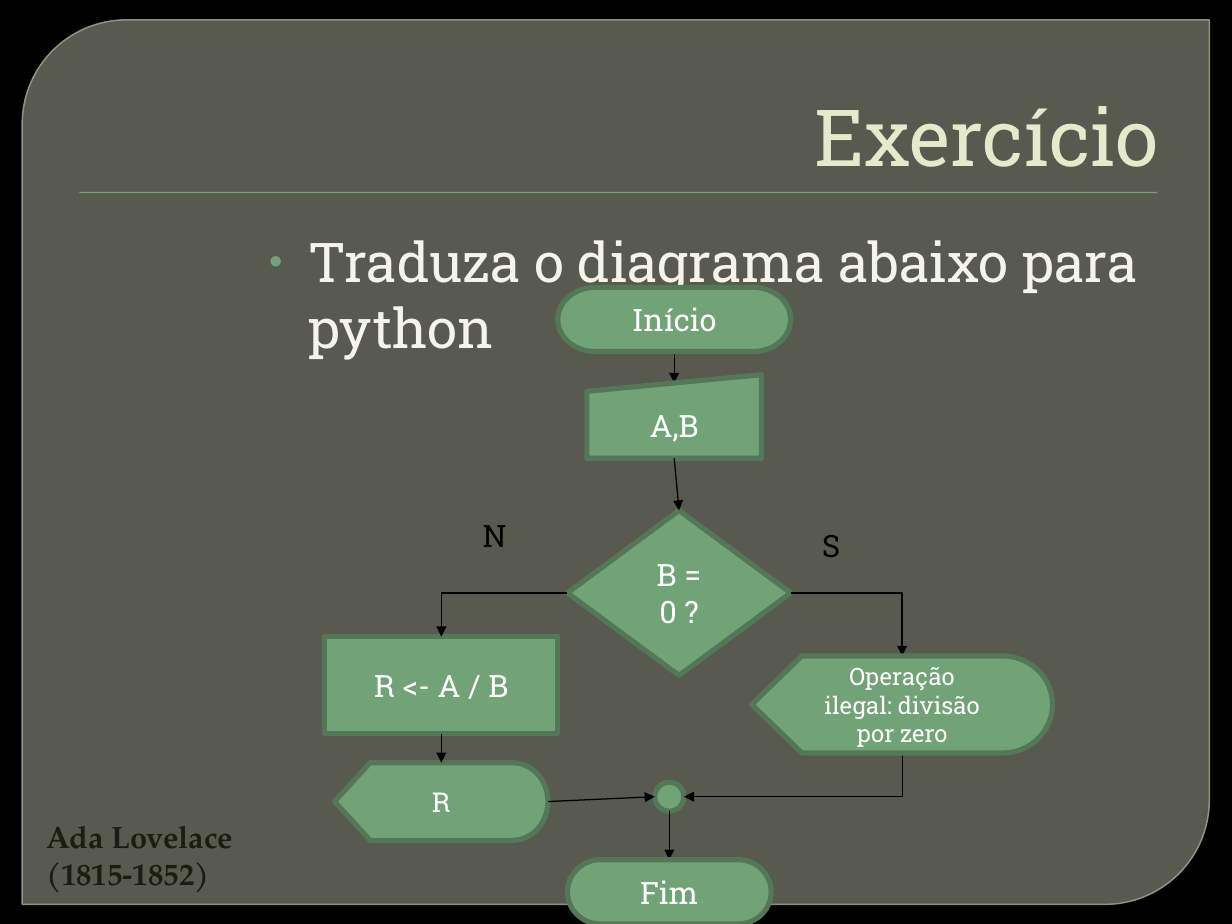
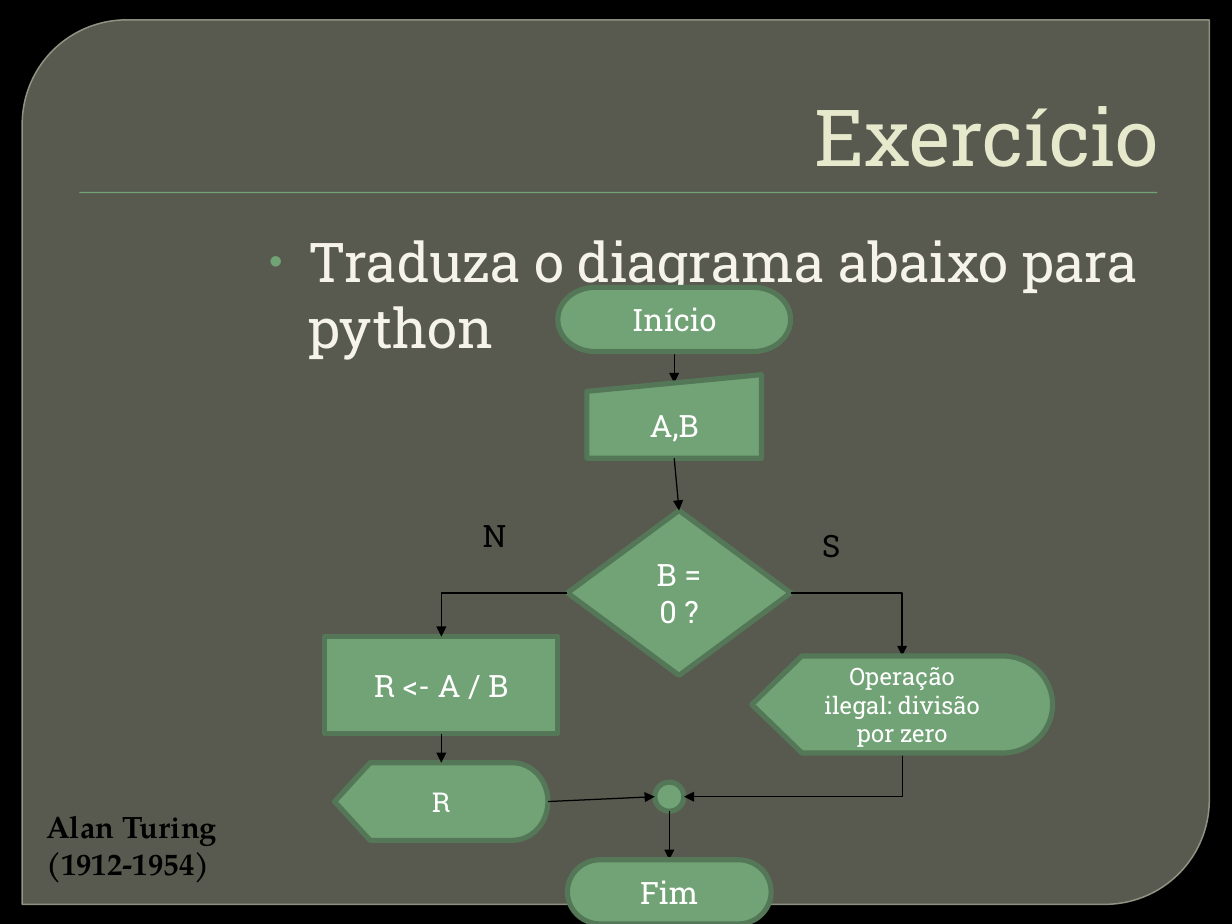
Before and after one commit to niviaquental/niviaquental.github.io, a slide deck: slide 11 of LogicaDeProgramacao/Aula04-PythonResumo/04-PythonResumo.pptx. Drawn at 1232x924 pixels with LibreOffice and Linux fonts; fonts in the diff are those of the drawing; background and template pictures are left out. Boxes give left, top, right and bottom in pixels: in the first picture for what was removed or moved away, otherwise in the second. Text is boxed around its words. In the diff, an @@ line names an element or a change of style, - is before the commit and + after.

```diff
--- a/LogicaDeProgramacao/Aula04-PythonResumo/04-PythonResumo.pptx
+++ b/LogicaDeProgramacao/Aula04-PythonResumo/04-PythonResumo.pptx
@@ text removed at [46,826,233,892] @@
-Ada Lovelace
-(1815-1852)
@@ text added at [46,816,217,882], 18 pt, text #000000, bold @@
+Alan Turing
+(1912-1954)
```
Also in this commit, not shown: 11 other slides changed.
